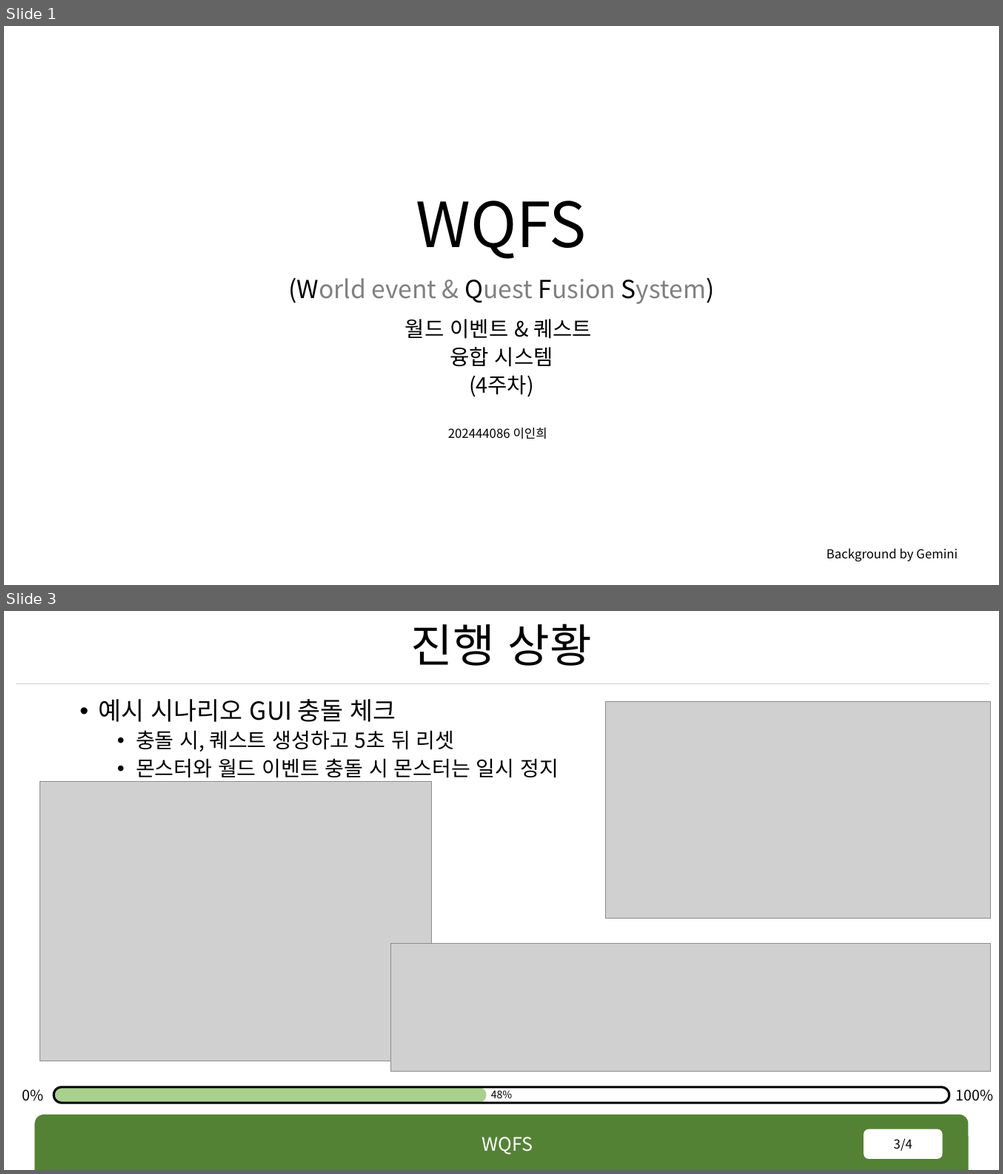
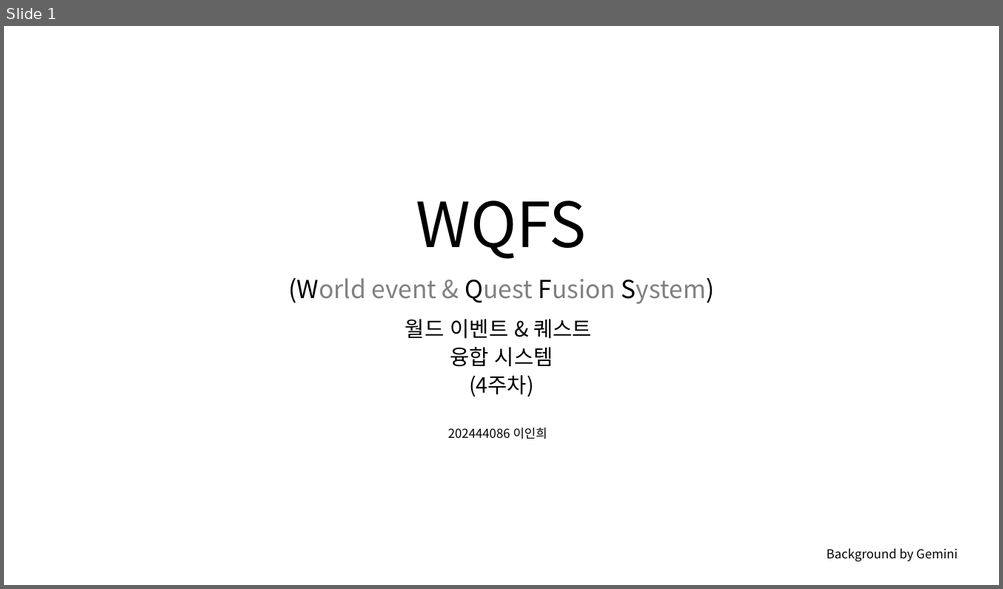
Before and after one commit to rennOobayashi/WQFS, a slide deck: WQFS.pptx. Shown one above the other, each under a label of ours: slides 1 and 3 before the commit, slide 1 after it; the slides between them are not shown. The pictures are 1003x1174 and 1003x589 pixels, drawn with LibreOffice and Linux fonts; fonts in the diff are those of the drawing; grey boxes stand for pictures; background and template pictures are left out. Boxes give left, top, right and bottom in pixels: in the first picture for what was removed or moved away, otherwise in the second. Text is boxed around its words. In the diff, an @@ line names an element or a change of style, - is before the commit and + after.

Commit message:
v ppt

```diff
--- a/WQFS.pptx
+++ b/WQFS.pptx
@@ slide 3 removed at [4, 611, 999, 1170], background #FFFFFF @@
@@ title removed at [411, 624, 591, 666] @@
-진행 상황
@@ line removed from (16, 684) to (990, 684) @@
@@ text removed at [99, 699, 558, 782] @@
-• 예시 시나리오 GUI 충돌 체크
-  • 충돌 시, 퀘스트 생성하고 5초 뒤 리셋
-  • 몬스터와 월드 이벤트 충돌 시 몬스터는 일시 정지
@@ picture removed at [606, 702, 990, 918] @@
@@ picture removed at [40, 781, 432, 1061] @@
@@ picture removed at [390, 944, 990, 1072] @@
@@ text removed at [22, 1090, 44, 1102] @@
-0%
@@ rounded rectangle removed at [54, 1088, 486, 1103] @@
@@ rounded rectangle removed at [54, 1088, 949, 1103] @@
@@ text removed at [491, 1091, 512, 1102] @@
-48%
@@ text removed at [956, 1090, 993, 1102] @@
-100%
@@ round same rect removed at [34, 1116, 968, 1170] @@
@@ text removed at [481, 1137, 532, 1155] @@
-WQFS
@@ page number removed at [864, 1130, 942, 1159] @@
-3/4
```
Also in this commit, not shown: 4 slides added, 2 other slides removed.
